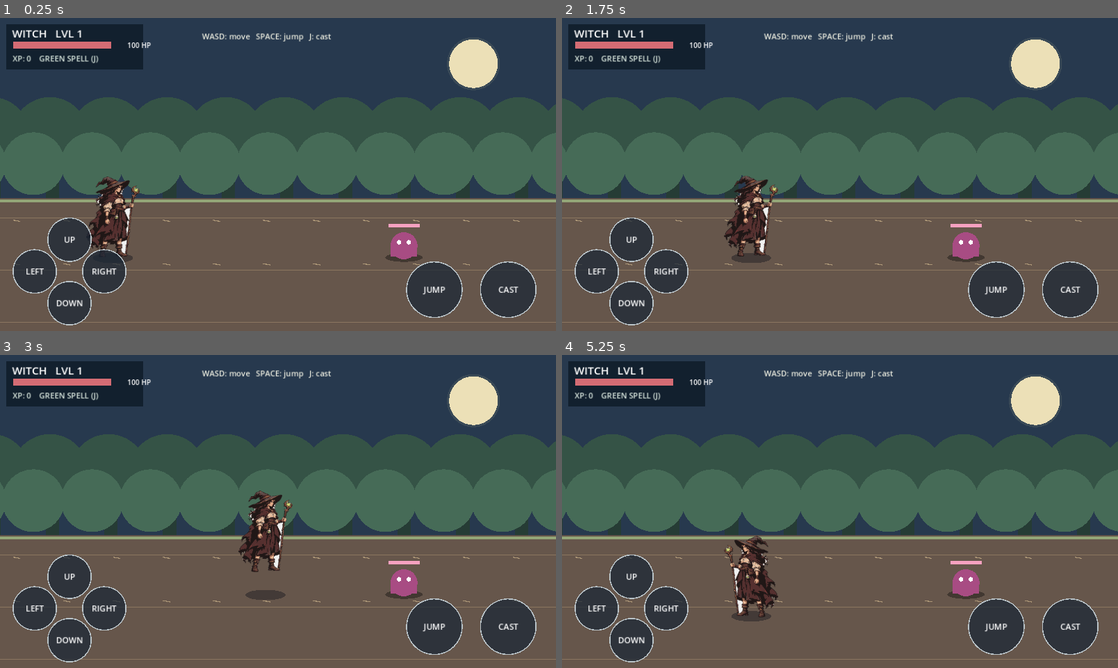
Above: before the commit, frames 1-4 (two rows, left to right).
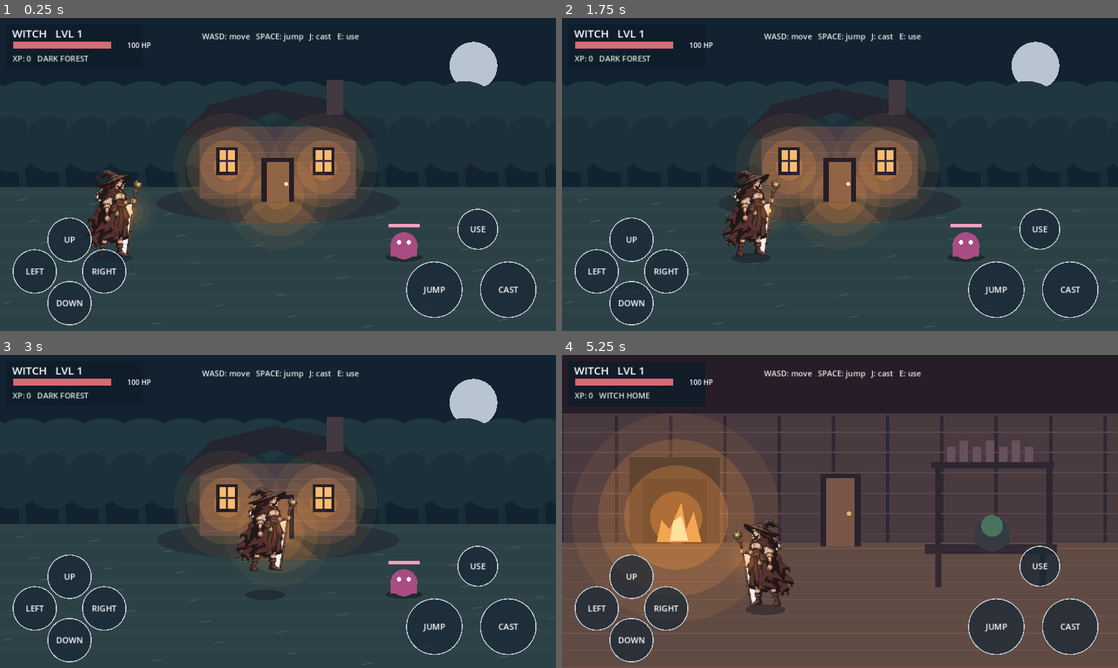
Above: after the commit, the same moments.

Repository: ZakharMig/Witch-game
Game: Godot game, scene res://main.tscn
Two runs of this game, one before a commit and one after it. Both use one fixed random seed, a clock stepped at 60 frames per second and the inputs below.
Inputs (mouse positions are in pixels of both pictures, inside the frame that each line leads up to):
- Up to frame 1 (0.25 s): no input
- Up to frame 2 (1.75 s): move the mouse to (962, 158) at 0.52 s; hold D 0.53-1.25 s; hold E 0.53-1.25 s; click (962, 158) at 0.67 s; tap Space at 0.77, 0.8, 1.07 s; drag from (728, 190) to (812, 237) at 1.27 s
- Up to frame 3 (3 s): move the mouse to (333, 442) at 2.02 s; hold D 2.03-2.75 s; hold E 2.03-2.75 s; tap Space at 2.3 s; drag from (250, 574) to (111, 464) at 2.77 s
- Up to frame 4 (5.25 s): move the mouse to (1006, 558) at 3.52 s; hold A 3.53-4.25 s; hold E 3.53-4.25 s; tap Space at 3.77, 3.8, 4.07 s; drag from (673, 464) to (756, 433) at 4.27 s; move the mouse to (867, 511) at 5.02 s; hold S from 5.03 s (still down); hold E from 5.03 s (still down); click (867, 511) at 5.17 s

The runs differ from the first frame. In frame 1, 81% of the frame differs, in the area x 0-100%, y 0-100%; in frame 2, 81%; in frame 3, 81%; in frame 4, 63%.

Commit message:
Witch Game 0.3: cottage entrance, interior and witch idle/walk/jump animation

Diff:
--- a/game.gd
+++ b/game.gd
@@ -34,6 +34,14 @@
 var spells: Array[Dictionary] = []
 var touches: Dictionary = {} # finger index -> active control
 var mouse_control := ""
+var indoors := false
+var use_was_down := false
+var jump_was_down := false
+var anim_state := "idle"
+var door_pos := Vector2(640, 485)
+var exit_pos := Vector2(640, 487)
+var enter_spawn := Vector2(640, 535)
+var exit_spawn := Vector2(640, 550)
 
 func _ready() -> void:
     queue_redraw()
@@ -59,8 +67,11 @@
         if motion.x != 0.0:
             facing = 1 if motion.x > 0.0 else -1
 
-    if jump_height <= 0.0 and (Input.is_key_pressed(KEY_SPACE) or _has_control("jump")):
+    var jumping := Input.is_key_pressed(KEY_SPACE) or _has_control("jump")
+    if jump_height <= 0.0 and jumping and not jump_was_down:
         jump_velocity = JUMP_SPEED
+    jump_was_down = jumping
+    anim_state = "jump" if jump_height > 0.0 or jump_velocity > 0.0 else ("walk" if moving else "idle")
     if jump_height > 0.0 or jump_velocity > 0.0:
         jump_height += jump_velocity * delta
         jump_velocity -= GRAVITY * delta
@@ -68,6 +79,12 @@
             jump_height = 0.0
             jump_velocity = 0.0
 
+    var using := Input.is_key_pressed(KEY_E) or _has_control("use")
+    if using and not use_was_down and jump_height <= 0.0 and _near_door():
+        indoors = not indoors
+        witch_position = enter_spawn if indoors else exit_spawn
+        spells.clear()
+    use_was_down = using
     cast_cooldown = maxf(0.0, cast_cooldown - delta)
     cast_flash = maxf(0.0, cast_flash - delta)
     if (Input.is_key_pressed(KEY_J) or _has_control("cast")) and cast_cooldown <= 0.0:
@@ -76,7 +93,7 @@
     for i in range(spells.size() - 1, -1, -1):
         var spell := spells[i]
         spell["x"] = float(spell["x"]) + float(spell["dir"]) * CAST_SPEED * delta
-        if slime_alive and absf(float(spell["x"]) - slime_position.x) < 40.0 and absf(float(spell["depth"]) - slime_position.y) < CAST_RANGE_Y:
+        if not indoors and slime_alive and absf(float(spell["x"]) - slime_position.x) < 40.0 and absf(float(spell["depth"]) - slime_position.y) < CAST_RANGE_Y:
             slime_hp -= 1
             spells.remove_at(i)
             if slime_hp <= 0:
@@ -126,36 +143,24 @@
         return "right"
     if point.distance_to(Vector2(1000, 625)) < 72.0:
         return "jump"
+    if point.distance_to(Vector2(1100, 486)) < 50.0:
+        return "use"
     if point.distance_to(Vector2(1170, 625)) < 72.0:
         return "cast"
     return ""
 
 func _draw() -> void:
     var font := ThemeDB.fallback_font
-    draw_rect(Rect2(0, 0, VIEW_W, VIEW_H), Color("#27394e"))
-    draw_circle(Vector2(1090, 105), 56.0, Color("#eddfb9"))
-    draw_circle(Vector2(1090, 105), 61.0, Color(0.9, 0.9, 0.65, 0.10))
-
-    # Distant forest, then continuous brawler floor with depth cues.
-    for i in range(11):
-        var tx := float(i) * 135.0 - 30.0
-        draw_rect(Rect2(tx, 210, 31, 240), Color("#263c35"))
-        draw_circle(Vector2(tx + 10, 270), 88.0, Color("#355346"))
-        draw_circle(Vector2(tx - 28, 335), 72.0, Color("#466b57"))
-    draw_colored_polygon(PackedVector2Array([Vector2(0, 415), Vector2(1280, 415), Vector2(1280, 720), Vector2(0, 720)]), Color("#66564b"))
-    draw_line(Vector2(0, 421), Vector2(1280, 421), Color("#94a678"), 6.0)
-    for depth in [460.0, 520.0, 580.0, 640.0, 700.0]:
-        draw_line(Vector2(0, depth), Vector2(1280, depth), Color("#8c7760"), 1.5)
-    for i in range(23):
-        var px := 30.0 + float(i % 12) * 115.0
-        var py := 465.0 + float(i / 12) * 100.0
-        draw_line(Vector2(px, py), Vector2(px + 17, py + 3), Color("#ad9777"), 2.0)
+    if indoors:
+        _draw_interior()
+    else:
+        _draw_forest()
 
     # Draw characters in order of their ground Y (pseudo-depth sorting).
-    if slime_alive and slime_position.y <= witch_position.y:
+    if not indoors and slime_alive and slime_position.y <= witch_position.y:
         _draw_slime()
     _draw_witch()
-    if slime_alive and slime_position.y > witch_position.y:
+    if not indoors and slime_alive and slime_position.y > witch_position.y:
         _draw_slime()
 
     for spell in spells:
@@ -170,10 +175,12 @@
     draw_rect(Rect2(30, 55, 226, 15), Color("#4d2938"))
     draw_rect(Rect2(30, 55, float(hp) * 2.26, 15), Color("#d46c74"))
     draw_string(font, Vector2(293, 69), "%d HP" % hp, HORIZONTAL_ALIGNMENT_RIGHT, -1, 16, Color.WHITE)
-    draw_string(font, Vector2(29, 100), "XP: %d    GREEN SPELL (J)" % xp, HORIZONTAL_ALIGNMENT_LEFT, -1, 18, Color("#dbe9e0"))
-    if not slime_alive:
+    draw_string(font, Vector2(29, 100), "XP: %d   %s" % [xp, "WITCH HOME" if indoors else "DARK FOREST"], HORIZONTAL_ALIGNMENT_LEFT, -1, 18, Color("#dbe9e0"))
+    if _near_door() and jump_height <= 0.0:
+        draw_string(font, witch_position + Vector2(-80, -205), "E / USE: %s" % ("EXIT" if indoors else "ENTER"), HORIZONTAL_ALIGNMENT_LEFT, 190, 20, Color("#ffe1a2"))
+    if not indoors and not slime_alive:
         draw_string(font, Vector2(465, 230), "VICTORY! +25 XP", HORIZONTAL_ALIGNMENT_LEFT, -1, 36, Color("#ffe2a1"))
-    draw_string(font, Vector2(465, 49), "WASD: move   SPACE: jump   J: cast", HORIZONTAL_ALIGNMENT_LEFT, -1, 18, Color("#ecede0"))
+    draw_string(font, Vector2(465, 49), "WASD: move   SPACE: jump   J: cast   E: use", HORIZONTAL_ALIGNMENT_LEFT, -1, 18, Color("#ecede0"))
 
     _draw_button(Vector2(160, 510), "UP", "up", 50)
     _draw_button(Vector2(160, 656), "DOWN", "down", 50)
@@ -181,17 +188,35 @@
     _draw_button(Vector2(240, 583), "RIGHT", "right", 50)
     _draw_button(Vector2(1000, 625), "JUMP", "jump", 64)
     _draw_button(Vector2(1170, 625), "CAST", "cast", 64)
+    _draw_button(Vector2(1100, 486), "USE", "use", 46)
 
 func _draw_witch() -> void:
     # Shadow stays on ground when the character jumps.
     draw_ground_ellipse(witch_position + Vector2(0, 2), 46, 12, Color(0.07, 0.08, 0.11, 0.42))
-    var bob := sin(elapsed * 11.0) * 4.0 if moving and jump_height <= 0.0 else sin(elapsed * 2.4) * 1.5
-    var sprite_size := Vector2(124, 186)
+    # Procedural animation of the existing artwork: idle, walk, jump.
+    var bob := 0.0
+    var tilt := 0.0
+    var sx := 1.0
+    var sy := 1.0
+    if anim_state == "idle":
+        bob = sin(elapsed * 2.5) * 2.0
+        tilt = sin(elapsed * 1.8) * 0.016
+        sy = 1.0 + sin(elapsed * 2.5) * 0.012
+    elif anim_state == "walk":
+        bob = -absf(sin(elapsed * 11.0)) * 6.0
+        tilt = sin(elapsed * 11.0) * 0.045
+        sx = 1.0 + sin(elapsed * 11.0) * 0.02
+    else:
+        sy = 1.07 if jump_velocity > 0.0 else 0.96
+        sx = 0.96 if jump_velocity > 0.0 else 1.04
+        tilt = -0.04 if jump_velocity > 0.0 else 0.025
+    var sprite_size := Vector2(134, 201)
     var screen_pos := witch_position + Vector2(0, -jump_height + bob)
-    # Mirror character horizontally while keeping the ground anchor fixed.
-    draw_set_transform(screen_pos, 0.0, Vector2(float(facing), 1.0))
+    draw_set_transform(screen_pos, tilt, Vector2(float(facing) * sx, sy))
     draw_texture_rect(WITCH_TEXTURE, Rect2(-sprite_size.x / 2.0, -sprite_size.y, sprite_size.x, sprite_size.y), false)
     draw_set_transform(Vector2.ZERO)
+    _warm_glow(screen_pos + Vector2(float(facing) * 41.0, -105.0), 72.0, 0.25)
+    draw_circle(screen_pos + Vector2(float(facing) * 41.0, -105.0), 5.0, Color("#ffd08a"))
     if cast_flash > 0.0:
         draw_arc(screen_pos + Vector2(facing * 44, -91), 28.0, 0, TAU, 30, Color("#afff91"), 5.0)
 
@@ -216,3 +241,92 @@
     draw_arc(center, radius, 0, TAU, 40, Color("#b9c3c8"), 2.4)
     var font := ThemeDB.fallback_font
     draw_string(font, center + Vector2(-radius + 5, 7), caption, HORIZONTAL_ALIGNMENT_CENTER, (radius - 5) * 2, 19, Color.WHITE)
+
+func _near_door() -> bool:
+    var target := exit_pos if indoors else door_pos
+    return absf(witch_position.x - target.x) < 90.0 and absf(witch_position.y - target.y) < 73.0
+
+func _warm_glow(pos: Vector2, radius: float, alpha: float) -> void:
+    for i in range(5, 0, -1):
+        var t := float(i) / 5.0
+        draw_circle(pos, radius * t, Color(1.0, 0.62, 0.26, alpha * (1.0 - t) * 0.55))
+
+func _draw_forest() -> void:
+    draw_rect(Rect2(0, 0, VIEW_W, VIEW_H), Color("#122231"))
+    draw_circle(Vector2(1090, 110), 55.0, Color("#b8c4cf"))
+    for i in range(17):
+        var x := float(i) * 92.0 - 35.0
+        draw_line(Vector2(x, 435), Vector2(x - 23, 165), Color("#192d34"), 17.0)
+        draw_circle(Vector2(x, 235), 90.0, Color("#213740"))
+        draw_circle(Vector2(x - 31, 290), 64.0, Color("#1b3038"))
+    draw_rect(Rect2(0, 389, 1280, 331), Color("#2c4146"))
+    for i in range(8):
+        draw_rect(Rect2(0, 397 + i * 39, 1280, 12), Color(0.55, 0.68, 0.75, 0.028))
+    for i in range(35):
+        var px := float((i * 199 + 39) % 1280)
+        var py := 420.0 + float((i * 73) % 300)
+        draw_line(Vector2(px, py), Vector2(px + 22, py - 4), Color("#3f5d53"), 2.0)
+    _draw_cottage()
+
+func _draw_cottage() -> void:
+    draw_ground_ellipse(Vector2(640, 426), 280.0, 45.0, Color("#273139"))
+    draw_rect(Rect2(460, 249, 360, 167), Color("#494047"))
+    draw_colored_polygon(PackedVector2Array([
+        Vector2(416, 269), Vector2(484, 199), Vector2(630, 162),
+        Vector2(775, 192), Vector2(868, 273), Vector2(817, 283),
+        Vector2(630, 217), Vector2(458, 280)
+    ]), Color("#232531"))
+    draw_rect(Rect2(752, 143, 39, 80), Color("#433940"))
+    for y in range(286, 410, 24):
+        draw_line(Vector2(468, float(y)), Vector2(817, float(y)), Color("#615055"), 2.0)
+    for x in [523.0, 745.0]:
+        _warm_glow(Vector2(x, 343), 155.0, 0.58)
+        draw_rect(Rect2(x - 25, 297, 50, 65), Color("#261e29"))
+        draw_rect(Rect2(x - 18, 304, 36, 49), Color("#f9bc6e"))
+        draw_line(Vector2(x, 304), Vector2(x, 354), Color("#47333c"), 5.0)
+        draw_line(Vector2(x - 18, 329), Vector2(x + 18, 329), Color("#47333c"), 5.0)
+    _warm_glow(Vector2(639, 410), 154.0, 0.45)
+    draw_rect(Rect2(602, 322, 75, 101), Color("#261d27"))
+    draw_rect(Rect2(614, 332, 52, 90), Color("#916446"))
+    draw_circle(Vector2(659, 382), 4.5, Color("#ffe3a0"))
+    draw_colored_polygon(PackedVector2Array([
+        Vector2(593, 425), Vector2(684, 425), Vector2(736, 472),
+        Vector2(548, 472)
+    ]), Color(0.95, 0.58, 0.29, 0.15))
+
+func _draw_interior() -> void:
+    draw_rect(Rect2(0, 0, VIEW_W, VIEW_H), Color("#261d29"))
+    draw_rect(Rect2(0, 135, 1280, 300), Color("#493a40"))
+    for x in range(0, 1280, 125):
+        draw_line(Vector2(float(x), 139), Vector2(float(x), 430), Color("#302732"), 8.0)
+    for y in range(177, 427, 47):
+        draw_line(Vector2(0, float(y)), Vector2(1280, float(y)), Color("#58464b"), 3.0)
+    draw_rect(Rect2(0, 432, 1280, 288), Color("#604a44"))
+    for y in range(445, 720, 39):
+        draw_line(Vector2(0, float(y)), Vector2(1280, float(y)), Color("#745448"), 2.0)
+    draw_rect(Rect2(155, 236, 209, 198), Color("#29262c"))
+    draw_rect(Rect2(185, 285, 150, 149), Color("#1b1924"))
+    _warm_glow(Vector2(263, 374), 300.0, 0.8)
+    draw_colored_polygon(PackedVector2Array([
+        Vector2(218, 430), Vector2(229, 379), Vector2(248, 401),
+        Vector2(275, 339), Vector2(286, 402), Vector2(303, 360),
+        Vector2(321, 430)
+    ]), Color("#f4a552"))
+    draw_colored_polygon(PackedVector2Array([
+        Vector2(248, 428), Vector2(256, 382),
+        Vector2(275, 370), Vector2(291, 428)
+    ]), Color("#ffe1a0"))
+    draw_rect(Rect2(850, 246, 283, 15), Color("#2c2730"))
+    draw_rect(Rect2(860, 260, 12, 178), Color("#2c2730"))
+    draw_rect(Rect2(1116, 260, 12, 178), Color("#2c2730"))
+    for i in range(7):
+        draw_rect(Rect2(886 + i * 30, 211 - (i % 2) * 14, 19, 35 + (i % 2) * 14), Color("#68505c"))
+    draw_rect(Rect2(835, 436, 304, 21), Color("#342932"))
+    draw_rect(Rect2(860, 457, 13, 77), Color("#342932"))
+    draw_rect(Rect2(1100, 457, 13, 77), Color("#342932"))
+    draw_circle(Vector2(990, 411), 40, Color("#353b41"))
+    draw_rect(Rect2(951, 411, 79, 26), Color("#353b41"))
+    draw_circle(Vector2(990, 393), 25, Color("#48735e"))
+    draw_rect(Rect2(595, 274, 93, 166), Color("#29232b"))
+    draw_rect(Rect2(608, 284, 66, 156), Color("#795647"))
+    draw_circle(Vector2(661, 365), 5, Color("#e1b57d"))
